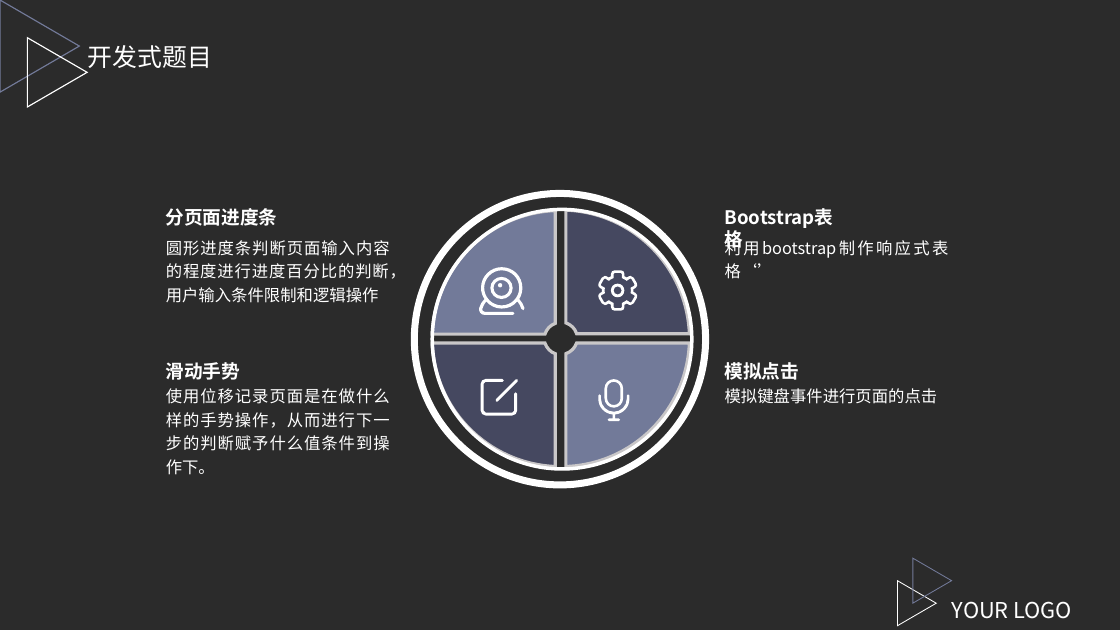
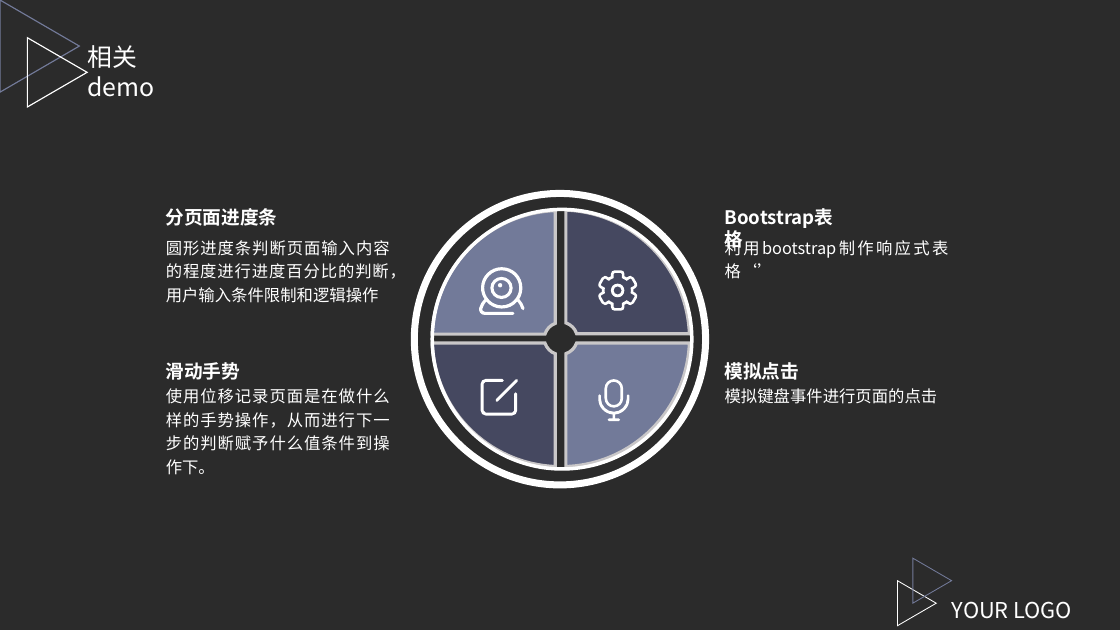
Before and after one commit to DempseyLao/laodeyu, a slide deck: slide 8 of 第二月月报.pptx. Drawn at 1120x630 pixels with LibreOffice and Linux fonts; fonts in the diff are those of the drawing; background and template pictures are left out; a plain dark background stands for a picture behind light text. Boxes give left, top, right and bottom in pixels: in the first picture for what was removed or moved away, otherwise in the second. Text is boxed around its words. In the diff, an @@ line names an element or a change of style, - is before the commit and + after.

```diff
--- a/第二月月报.pptx
+++ b/第二月月报.pptx
@@ text at (88, 45, 155, 97): text changed @@
-开发式题目
+相关demo
```
Also in this commit, not shown: 3 other slides changed.
